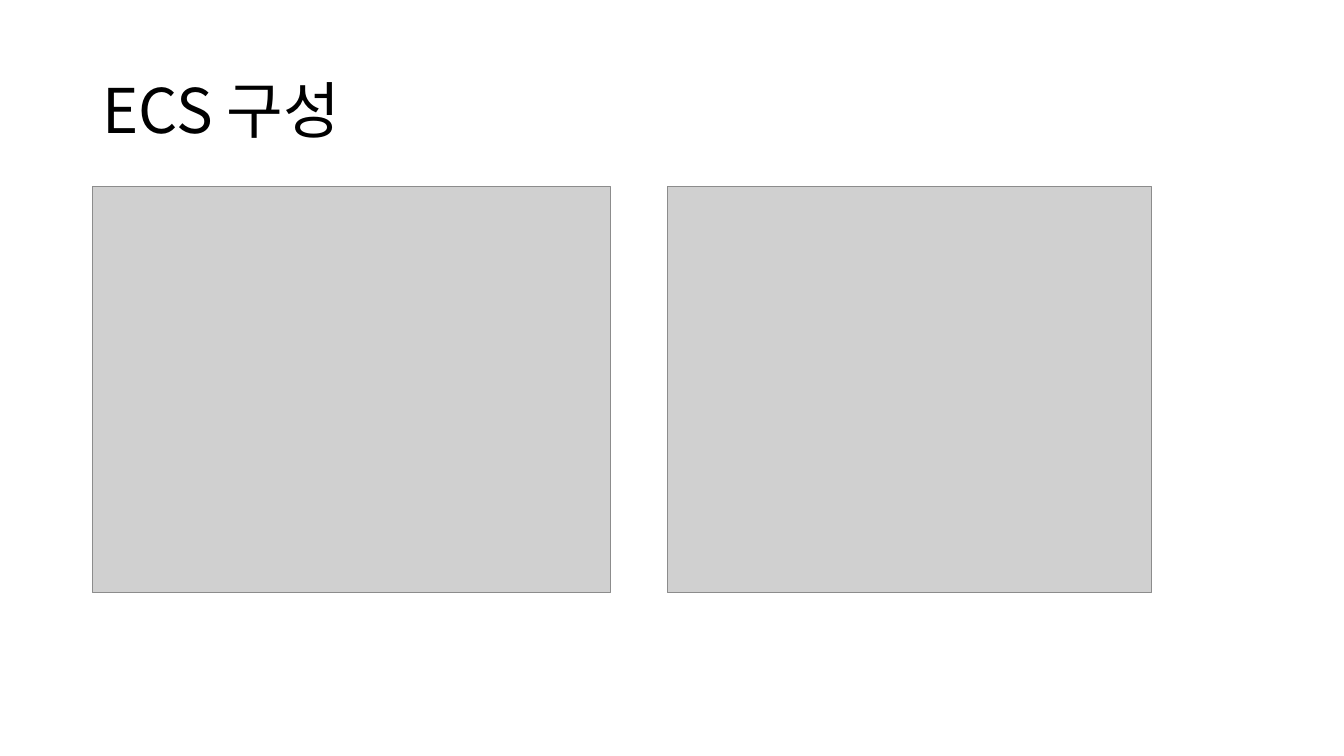
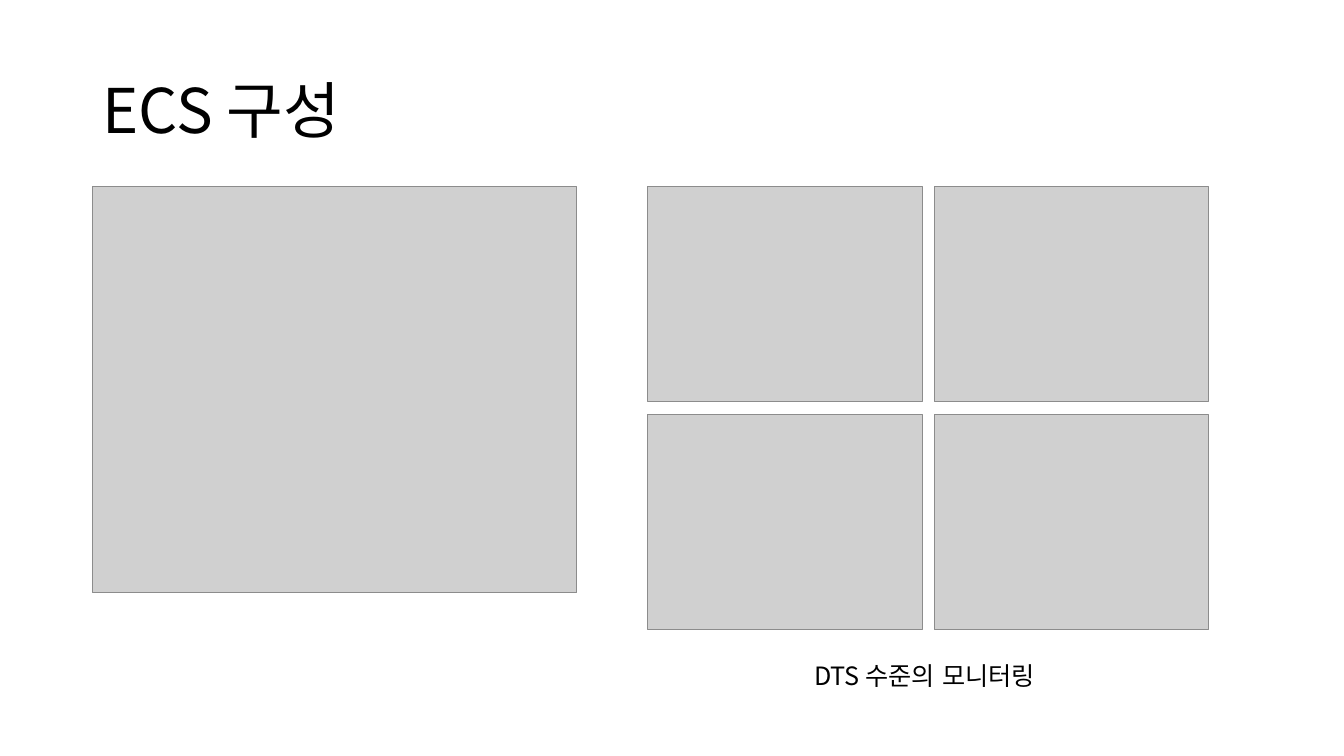
Before and after one commit to ShinYongDae/MyJob, a slide deck: slide 21 of RTR15호기개발 고려사항.pptx. Drawn at 1344x756 pixels with LibreOffice and Linux fonts; fonts in the diff are those of the drawing; grey boxes stand for pictures. Boxes give left, top, right and bottom in pixels: in the first picture for what was removed or moved away, otherwise in the second. Text is boxed around its words. In the diff, an @@ line names an element or a change of style, - is before the commit and + after.

```diff
--- a/RTR15호기개발 고려사항.pptx
+++ b/RTR15호기개발 고려사항.pptx
@@ picture: place and size @@
-picture at [667,187,1152,593]
+picture at [93,187,578,593]
@@ picture: place and size @@
-picture at [93,187,611,593]
+picture at [648,187,923,402]
@@ picture added at [935,187,1209,402] @@
@@ picture added at [648,414,923,630] @@
@@ picture added at [935,414,1209,630] @@
@@ text added at [814,664,1035,687], 18 pt, text #000000 @@
+DTS 수준의 모니터링
```
Also in this commit, not shown: 1 other slide changed, 1 slide added, 8 other files.
